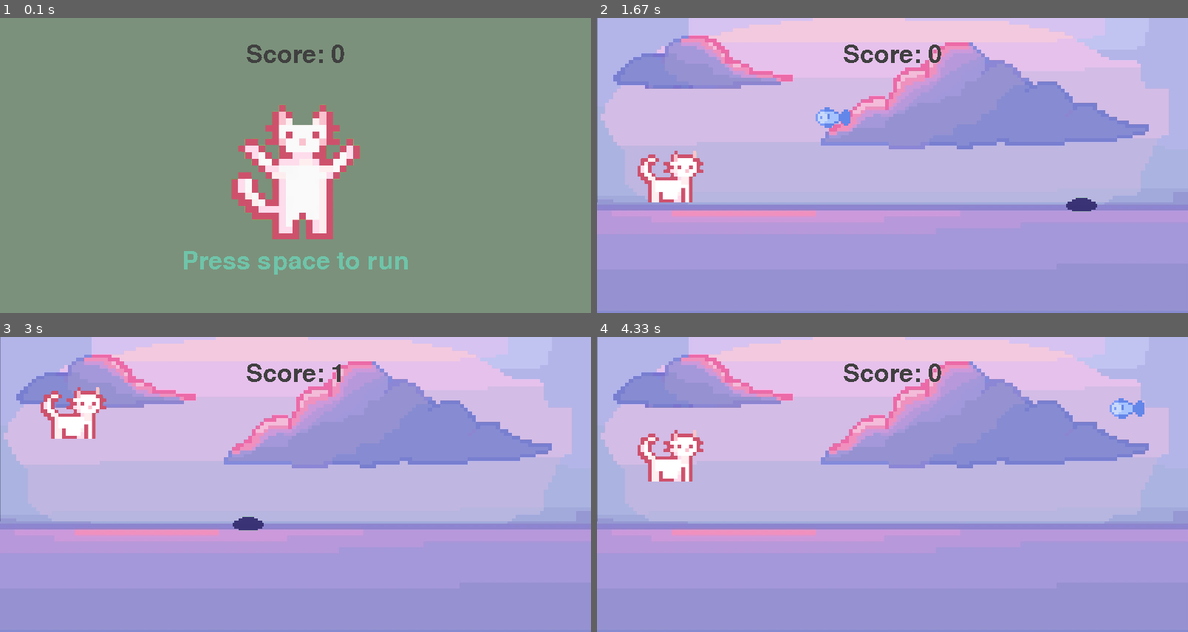
Above: before the commit, frames 1-4 (two rows, left to right).
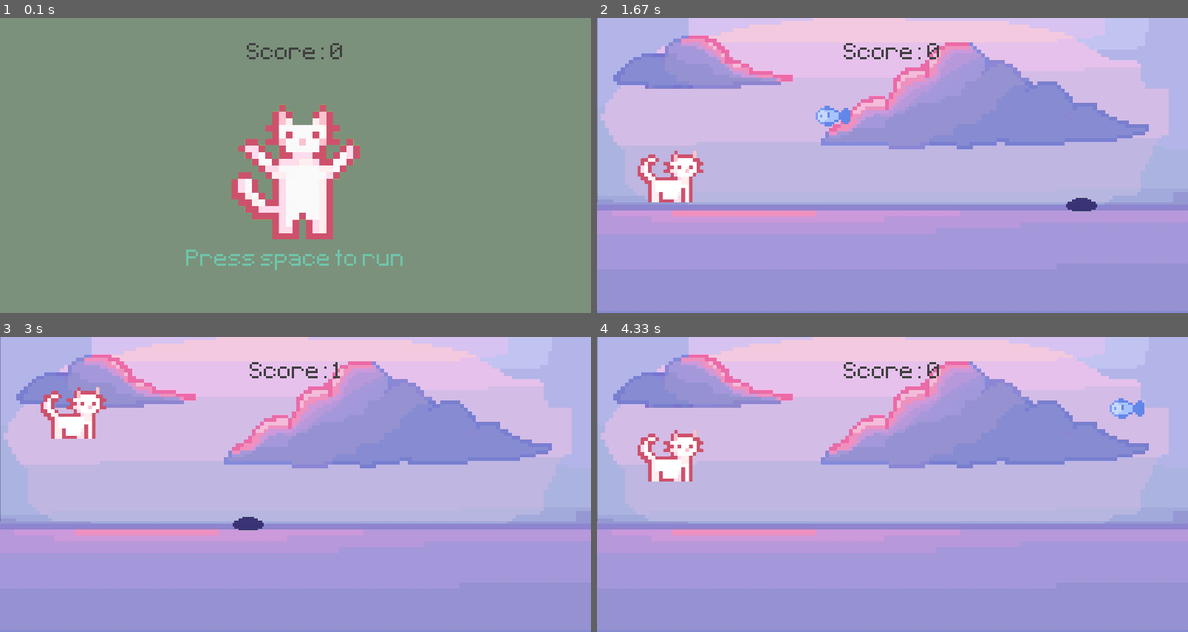
Above: after the commit, the same moments.

Repository: ShIIIrochka/py_game
Game: pygame game, started from pythongame/game.py
The game is run twice, just before and just after one commit, with the same random seed, the same clock (stepped at 60 frames per second) and the same inputs.
Inputs:
- Up to frame 1 (0.1 s): no input
- Up to frame 2 (1.67 s): tap Space at 0.33 s
- Up to frame 3 (3 s): tap Space at 2.17, 2.57, 2.87 s
- Up to frame 4 (4.33 s): tap Space at 3.4, 3.7, 3.9, 4.2 s

The runs differ from the first frame. In frame 1, 1.5% of the frame differs, in the area x 31-69%, y 8-87%; in frame 2, 0.6%; in frame 3, 0.4%; in frame 4, 0.5%.

Commit message:
поменяла шрифт, поместила пнкшки в отдельную папку

Diff:
--- a/pythongame/game.py
+++ b/pythongame/game.py
@@ -105,22 +105,22 @@
 pygame.display.set_caption("My Game") #название игры
 clock = pygame.time.Clock()
 
-test_font = pygame.font.Font(None, 50)
+test_font = pygame.font.Font('font/Pixeltype.ttf', 50)
 
 score = 0
 
 # Загрузка и конвертация изображений
-sky_surface = pygame.image.load('sky.PNG').convert() #размер изображения 1700 на 289
+sky_surface = pygame.image.load('graphics/sky.PNG').convert() #размер изображения 1700 на 289
 sky_surface = pygame.transform.scale(sky_surface, (WIDTH, 289))
-ground_surface = pygame.image.load('ground.PNG').convert() #размер изображения 2015 на 816
+ground_surface = pygame.image.load('graphics/ground.PNG').convert() #размер изображения 2015 на 816
 ground_surface = pygame.transform.scale(ground_surface, (WIDTH, HEIGHT//2))
 
-player = Player('cat.PNG', (90, 90), (100, 250))
+player = Player('graphics/cat.PNG', (90, 90), (100, 250))
 
-pit = NPS('pit.PNG', (45, 45), (4,6), (230, 230))
-fish = NPS('fish.PNG', (50, 50), (5, 7), (70, 110))
+pit = NPS('graphics/pit.PNG', (45, 45), (4,6), (230, 230))
+fish = NPS('graphics/fish.PNG', (50, 50), (5, 7), (40, 110))
 
-start_surf = pygame.image.load('cat.stand.PNG').convert_alpha()
+start_surf = pygame.image.load('graphics/cat.stand.PNG').convert_alpha()
 start_surf = pygame.transform.scale(start_surf, (200, 200))
 start_rect = start_surf.get_rect(center = (400,200))
 
@@ -168,8 +168,8 @@
 
         if not obstacle_group:
 
-            pit = NPS('pit.PNG', (45, 45), (4, 6), (230, 230))
-            fish = NPS('fish.PNG', (50, 50), (5, 7), (70, 120))
+            pit = NPS('graphics/pit.PNG', (45, 45), (4, 6), (230, 230))
+            fish = NPS('graphics/fish.PNG', (50, 50), (5, 7), (70, 120))
             obstacle_group.add(pit, fish)
 
         obstacle_group.draw(screen)
Binary file added: pythongame/font/Pixeltype.ttf
Renamed: pythongame/cat.PNG -> pythongame/graphics/cat.PNG
Renamed: pythongame/cat.stand.PNG -> pythongame/graphics/cat.stand.PNG
Renamed: pythongame/fish.PNG -> pythongame/graphics/fish.PNG
Renamed: pythongame/ground.PNG -> pythongame/graphics/ground.PNG
Renamed: pythongame/pit.PNG -> pythongame/graphics/pit.PNG
Renamed: pythongame/sky.PNG -> pythongame/graphics/sky.PNG
